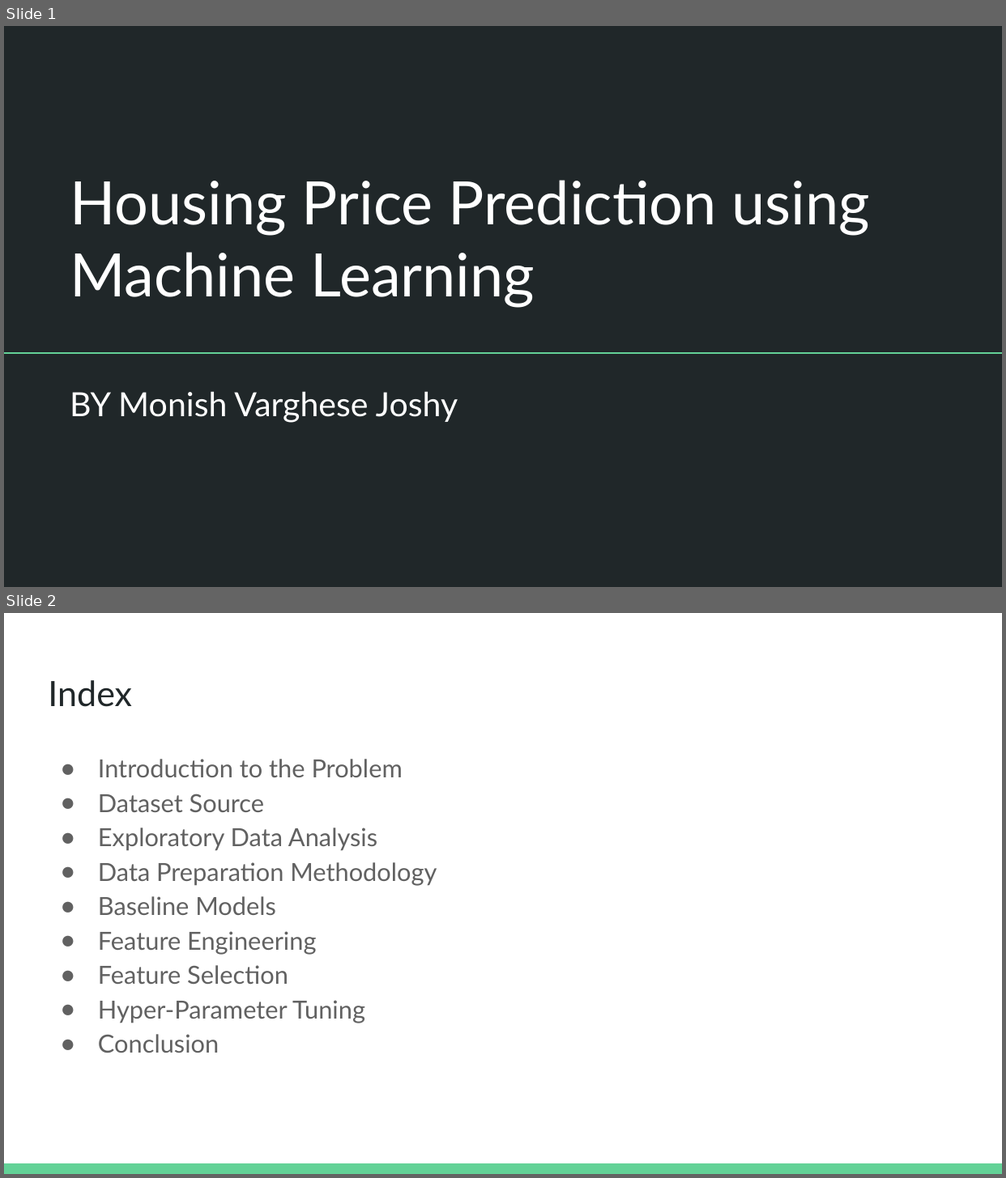
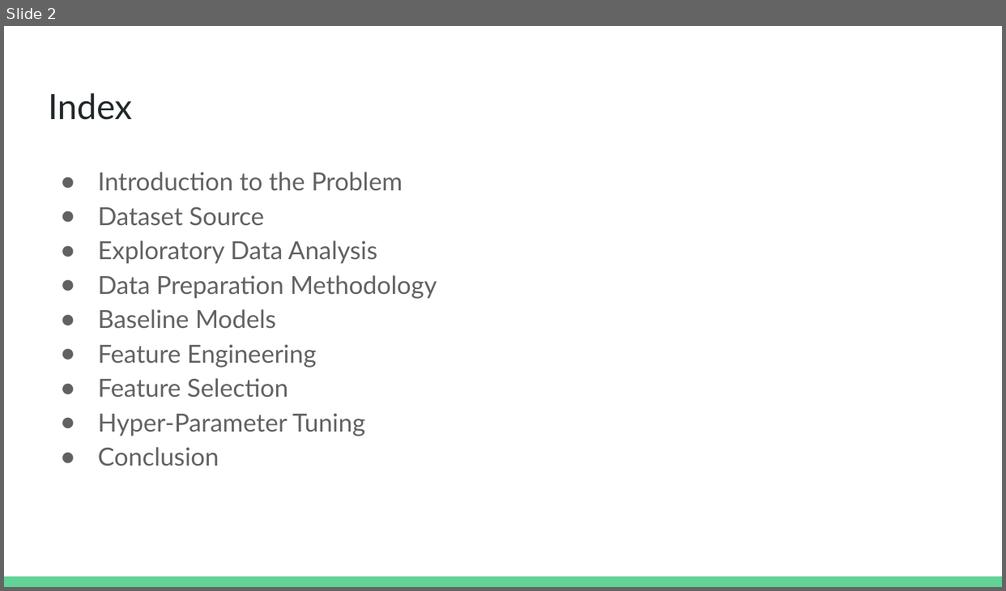
Before and after one commit to monishvarghesejoshy/Data-Science-Practicum-Project-House-Price-Prediction, a slide deck: HousingPrediction.pptx. Shown one above the other, each under a label of ours: slides 1 and 2 before the commit, slide 2 after it. The pictures are 1006x1178 and 1006x591 pixels, drawn with LibreOffice and Linux fonts; fonts in the diff are those of the drawing. Boxes give left, top, right and bottom in pixels: in the first picture for what was removed or moved away, otherwise in the second. Text is boxed around its words. In the diff, an @@ line names an element or a change of style, - is before the commit and + after.

```diff
--- a/HousingPrediction.pptx
+++ b/HousingPrediction.pptx
@@ slide 1 removed at [4, 26, 1002, 587], background #202729 @@
@@ title removed at [70, 180, 871, 308] @@
-Housing Price Prediction using Machine Learning
@@ line removed from (4, 353) to (1002, 353) @@
@@ subtitle removed at [70, 391, 458, 423] @@
-BY Monish Varghese Joshy
```
Also in this commit, not shown: 1 slide added.
